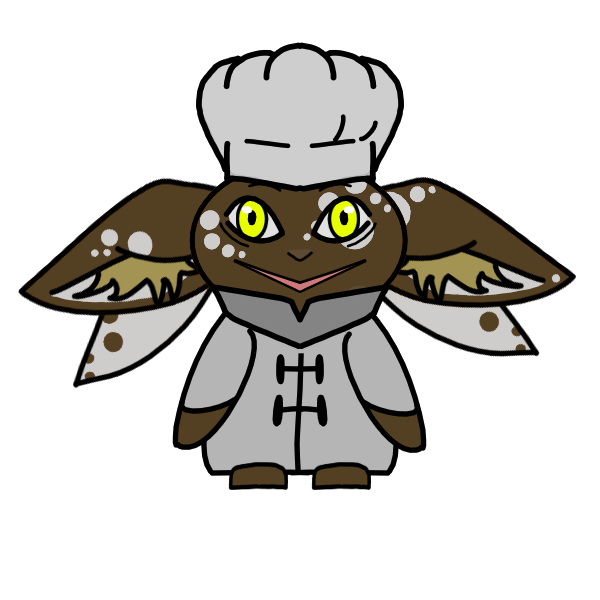
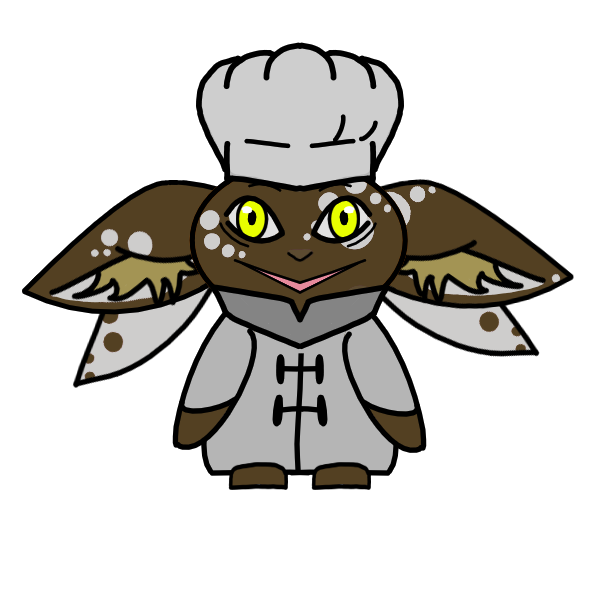
Before/after of a 600x600 layered artwork. What changed in the layer stack:
renamed "hat Scalone" to "hat", painted on it over box(196, 43, 404, 192)
painted on "mouth_open" over box(233, 260, 367, 294)
painted on "ear_r_front" over box(18, 159, 384, 317)
painted on "ear_l_front" over box(203, 175, 576, 310)
